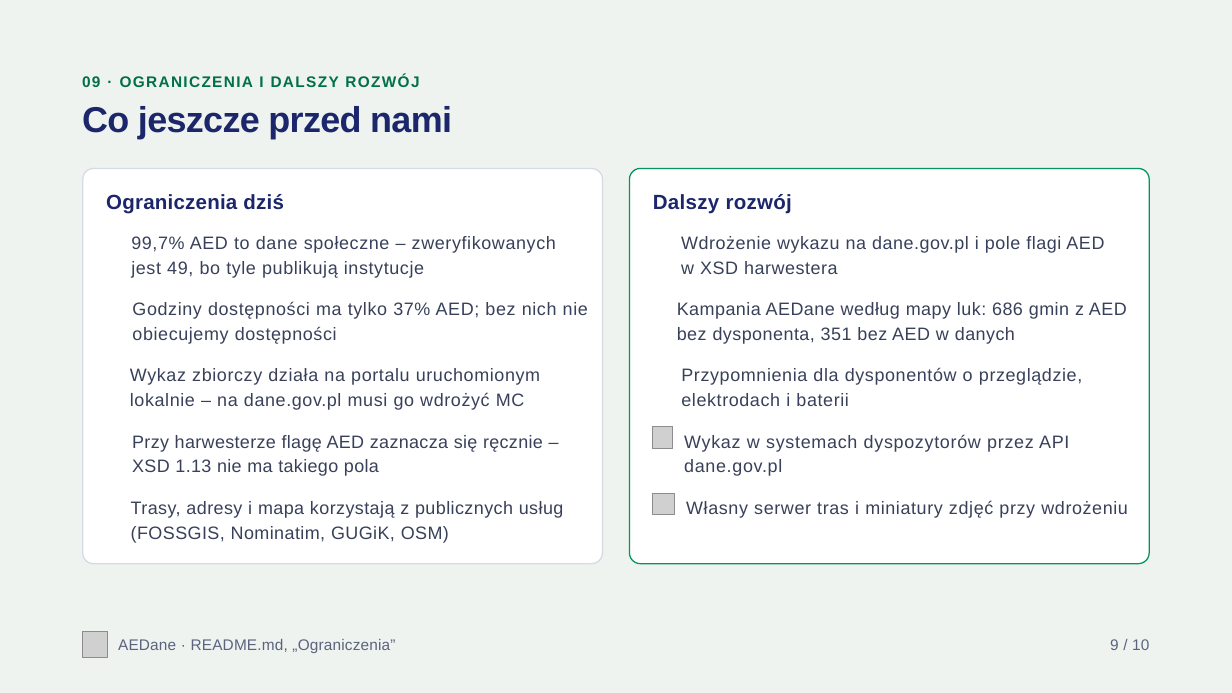
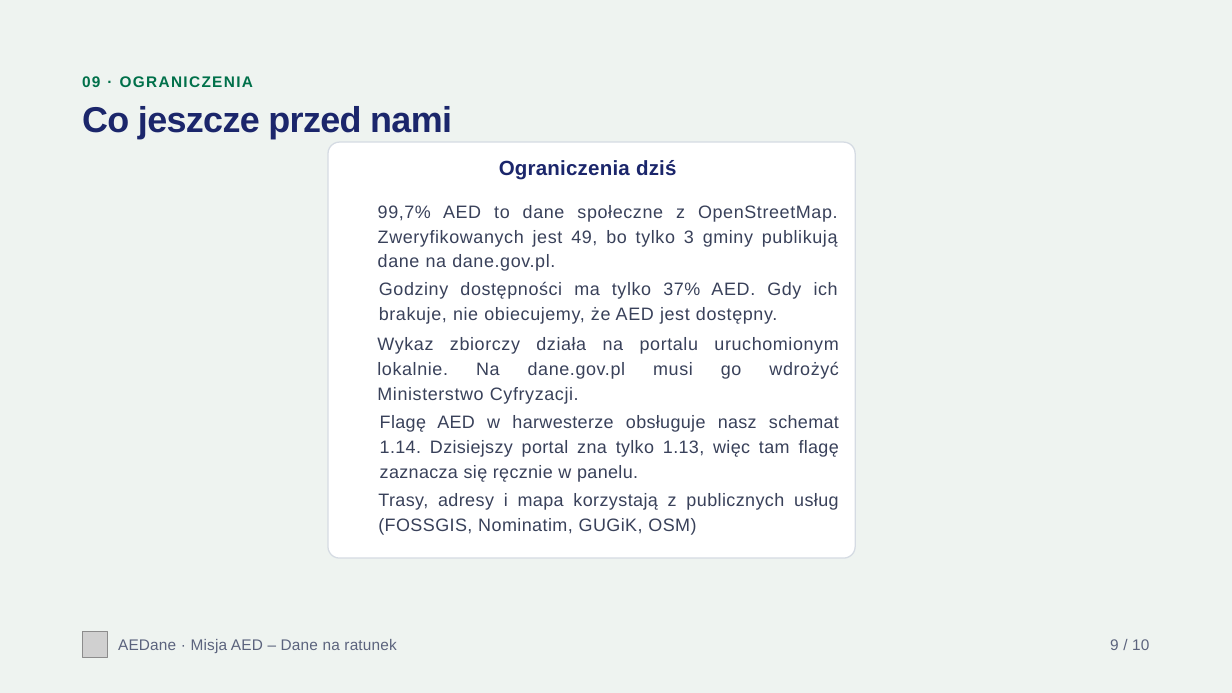
Before and after one commit to tymsonS/AED, a slide deck: slide 9 of presentation/aedane-prezentacja.pptx. Drawn at 1232x693 pixels with LibreOffice and Linux fonts; fonts in the diff are those of the drawing; grey boxes stand for pictures; background and template pictures are left out. Boxes give left, top, right and bottom in pixels: in the first picture for what was removed or moved away, otherwise in the second. Text is boxed around its words. In the diff, an @@ line names an element or a change of style, - is before the commit and + after.

```diff
--- a/presentation/aedane-prezentacja.pptx
+++ b/presentation/aedane-prezentacja.pptx
@@ text at (82,76,253,87): text changed @@
-09 · OGRANICZENIA I DALSZY ROZWÓJ
+09 · OGRANICZENIA
@@ rounded rectangle: place and size @@
-rounded rectangle at (83,168,603,564)
+rounded rectangle at (328,142,856,558)
@@ text "Ograniczenia dziś": place and size @@
-text "Ograniczenia dziś" at (106,194,284,214)
+text "Ograniczenia dziś" at (499,160,677,180)
@@ text "Ograniczenia dziś" at (499,160,677,180): alignment left to centre @@
@@ rounded rectangle removed at (629,168,1149,564) @@
@@ text at (378,205,838,271): text changed @@
-99,7% AED to dane społeczne – zweryfikowanych jest 49, bo tyle publikują instytucje
+99,7% AED to dane społeczne z OpenStreetMap. Zweryfikowanych jest 49, bo tylko 3 gminy publikują dane na dane.gov.pl.
@@ text removed at (653,194,792,214) @@
-Dalszy rozwój
@@ text removed at (681,236,1104,274) @@
-Wdrożenie wykazu na dane.gov.pl i pole flagi AED
-w XSD harwestera
@@ text at (379,282,838,324): text changed @@
-Godziny dostępności ma tylko 37% AED; bez nich nie obiecujemy dostępności
+Godziny dostępności ma tylko 37% AED. Gdy ich brakuje, nie obiecujemy, że AED jest dostępny.
@@ text removed at (677,302,1127,344) @@
-Kampania AEDane według mapy luk: 686 gmin z AED bez dysponenta, 351 bez AED w danych
@@ text at (377,337,838,404): text changed @@
-Wykaz zbiorczy działa na portalu uruchomionym lokalnie – na dane.gov.pl musi go wdrożyć MC
+Wykaz zbiorczy działa na portalu uruchomionym lokalnie. Na dane.gov.pl musi go wdrożyć Ministerstwo Cyfryzacji.
@@ text removed at (681,368,1082,406) @@
-Przypomnienia dla dysponentów o przeglądzie, elektrodach i baterii
@@ text at (380,415,839,482): text changed @@
-Przy harwesterze flagę AED zaznacza się ręcznie – XSD 1.13 nie ma takiego pola
+Flagę AED w harwesterze obsługuje nasz schemat 1.14. Dzisiejszy portal zna tylko 1.13, więc tam flagę zaznacza się ręcznie w panelu.
@@ picture removed at (653,427,673,449) @@
@@ text removed at (684,434,1069,476) @@
-Wykaz w systemach dyspozytorów przez API dane.gov.pl
@@ text "Trasy, adresy i mapa korzystają ...": place and size @@
-text "Trasy, adresy i mapa korzystają ..." at (131,501,564,543)
+text "Trasy, adresy i mapa korzystają ..." at (378,493,839,535)
@@ text "Trasy, adresy i mapa korzystają ..." at (378,493,839,535): alignment left to justified @@
@@ picture removed at (653,494,675,516) @@
@@ text removed at (686,500,1128,518) @@
-Własny serwer tras i miniatury zdjęć przy wdrożeniu
@@ text at (118,639,396,653): text changed @@
-AEDane · README.md, „Ograniczenia”
+AEDane · Misja AED – Dane na ratunek
```
Also in this commit, not shown: 6 other slides changed, 2 other files.
